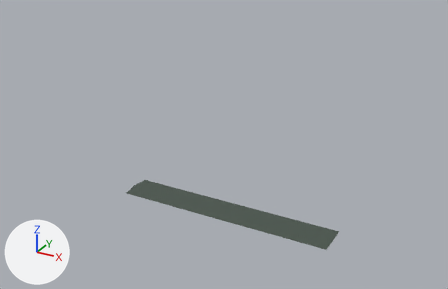
An edit to the FBX model Assets/Environment/Unique/Scene_A/SM_Scene_A_WaterPlane02.fbx, drawn before and after from the same camera.
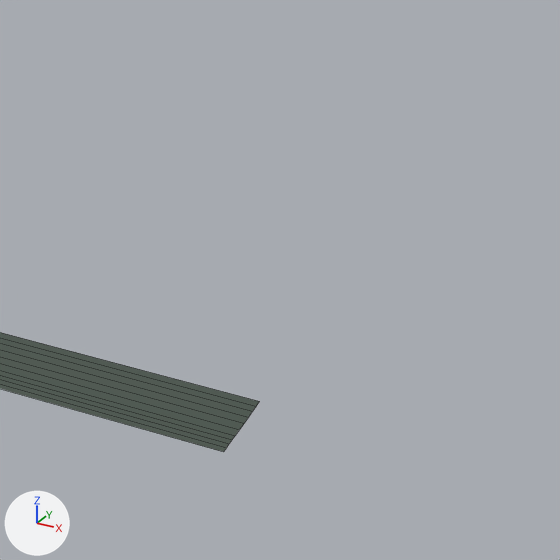
Each version appears first whole from a camera (50 mm lens) standing at (545.0, -514.0, 248.0) and looking at (316.0, -98.0, 40.0), and next in a close-up on the part from 55% to 100% of the width and 30% to 100% of the height. Every picture has the same lights, and +X, +Y and +Z are marked at lower left. The close-ups show mesh edges as thin lines. Where no turn or scale is listed for an object, it has been applied to the vertices.

Objects in the first close-up: 'SM_Scene_A_WaterPlane02'.
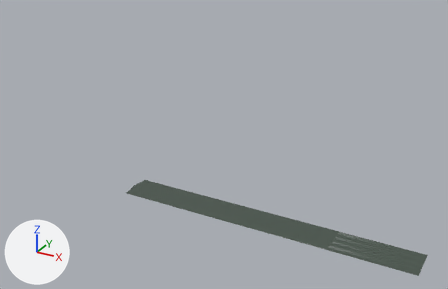
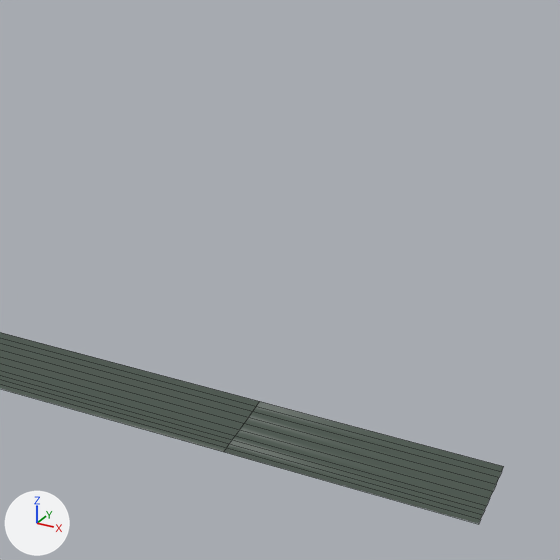
What differs and where, as boxes [x1, y1, x2, y2] in the close-ups (560 x 560 px):
'SM_Scene_A_WaterPlane02', reshaped: before [0, 332, 260, 452]; after [0, 332, 504, 524]
part 1 of me_cube_181, added: after [224, 402, 504, 524]

What changed in the scene script:
```text
Change me_cube_181:
    used by ob_sm_scene_a_waterplane02; location = (0.0, 0.0, 0.0)
    remove me_cube_181.from_pydata(...)  # 33 vertices, 20 faces; spans x 223.0..418.0, y -119.0..-88.0, z -20.0
    add me_cube_181.from_pydata(...)  # 45 vertices, 30 faces; spans x 99.0..488.0, y -119.0..-88.0, z -20.0..127.0
    me_cube_181 part 1
    11 new vertices lie (70.0, 0.0, 0.0) away from vertices in x 418.0, y -119.0..-88.0, z -20.0
    10 new faces join them
```
